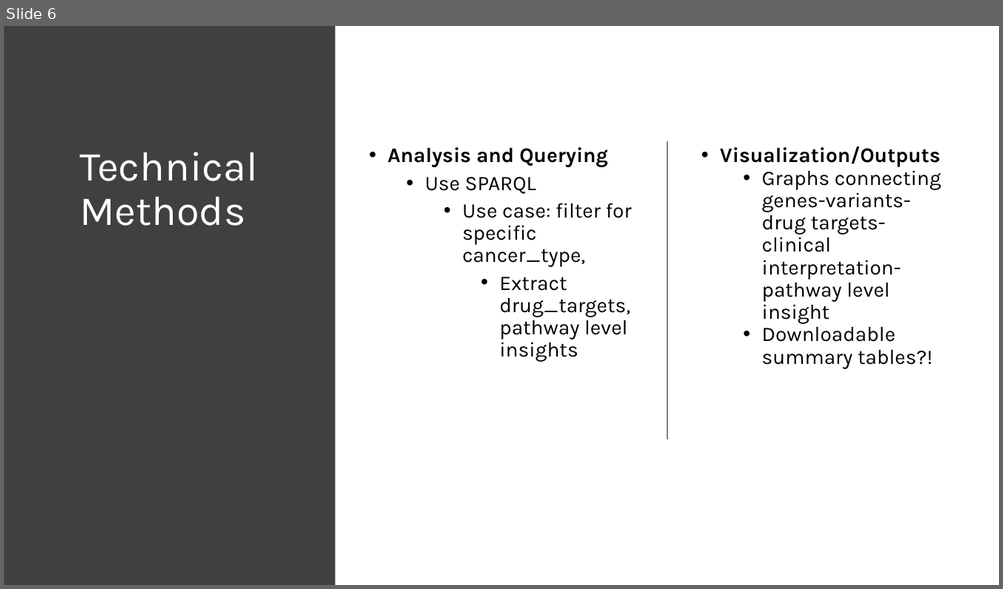
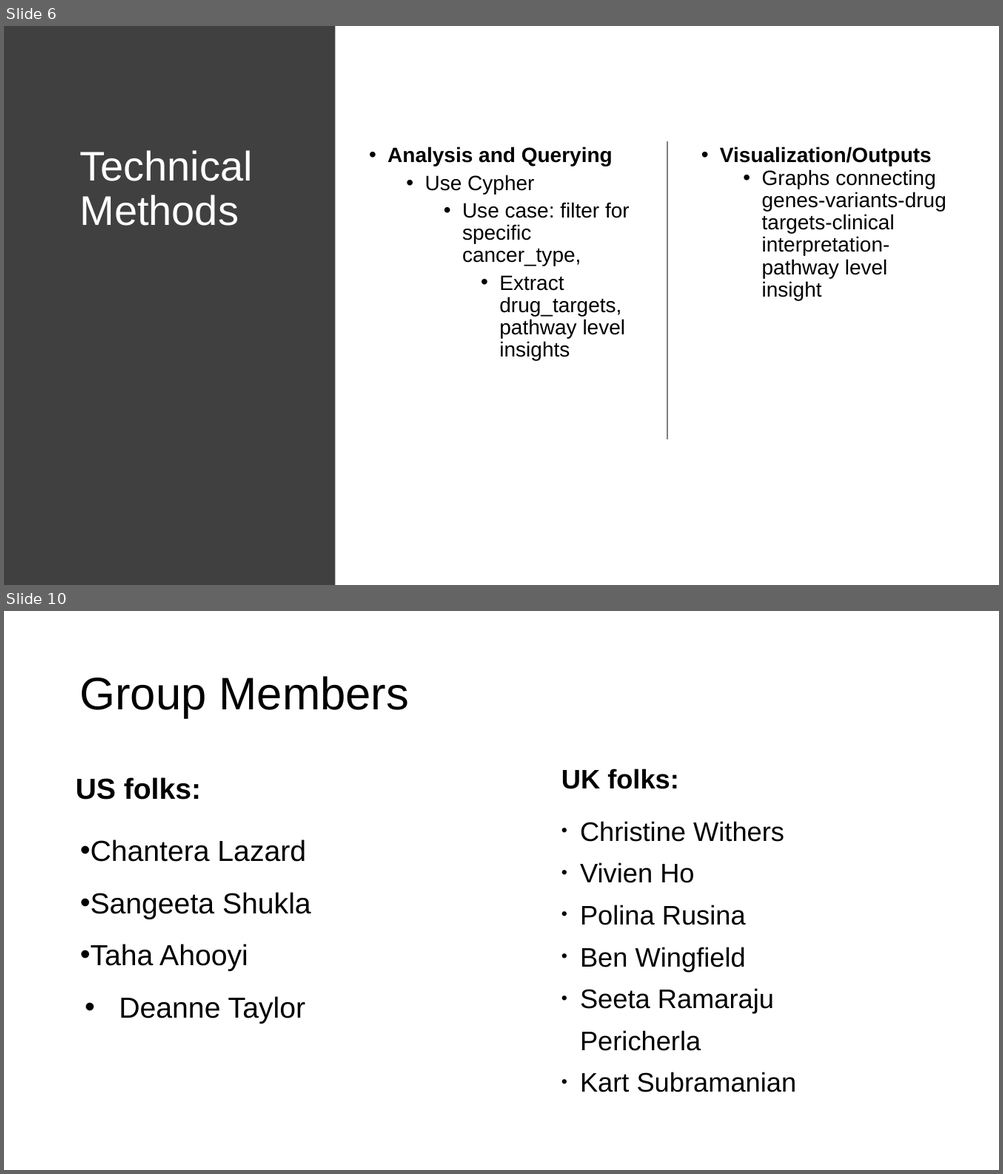
Before and after one commit to collaborativebioinformatics/GeNETwork, a slide deck: Presentation/FinalPresentation_Template.pptx. Shown one above the other, each under a label of ours: slide 6 before the commit, slides 6 and 10 after it; the slides between them are not shown. The pictures are 1003x589 and 1003x1174 pixels, drawn with LibreOffice and Linux fonts; fonts in the diff are those of the drawing. Boxes give left, top, right and bottom in pixels: in the first picture for what was removed or moved away, otherwise in the second. Text is boxed around its words. In the diff, an @@ line names an element or a change of style, - is before the commit and + after.

```diff
--- a/Presentation/FinalPresentation_Template.pptx
+++ b/Presentation/FinalPresentation_Template.pptx
@@ slide 10 added at [4,611,999,1170], background #FFFFFF @@
@@ title added at [79,676,410,718], 44 pt, text #000000 @@
+Group Members
@@ text added at [76,777,311,1024], 28 pt, text #000000 @@
+US folks:
+• Chantera Lazard
+• Sangeeta Shukla
+• Taha Ahooyi
+• Deanne Taylor
@@ text added at [561,769,797,1093], 25.9 pt, text #000000 @@
+UK folks:
+• Christine Withers
+• Vivien Ho
+• Polina Rusina
+• Ben Wingfield
+• Seeta Ramaraju Pericherla
+• Kart Subramanian
@@ slide 6 changed as well @@
@@ title "Technical Methods" at [79,150,252,226]: font Karla to Arial @@
@@ text at [387,147,629,360]: font Karla to Arial; less space between paragraphs @@
@@ text "Visualization/Outputs" at [720,147,946,301]: font Karla to Arial; less space between paragraphs @@
@@ text at [425,175,534,194]: text changed; font Karla to Arial @@
-  • Use SPARQL
+  • Use Cypher
@@ text at [762,323,932,369]: paragraph removed @@
-  • Downloadable summary tables?!
```
Also in this commit, not shown: 5 other slides changed, 3 other slides added, 2 slides removed.
